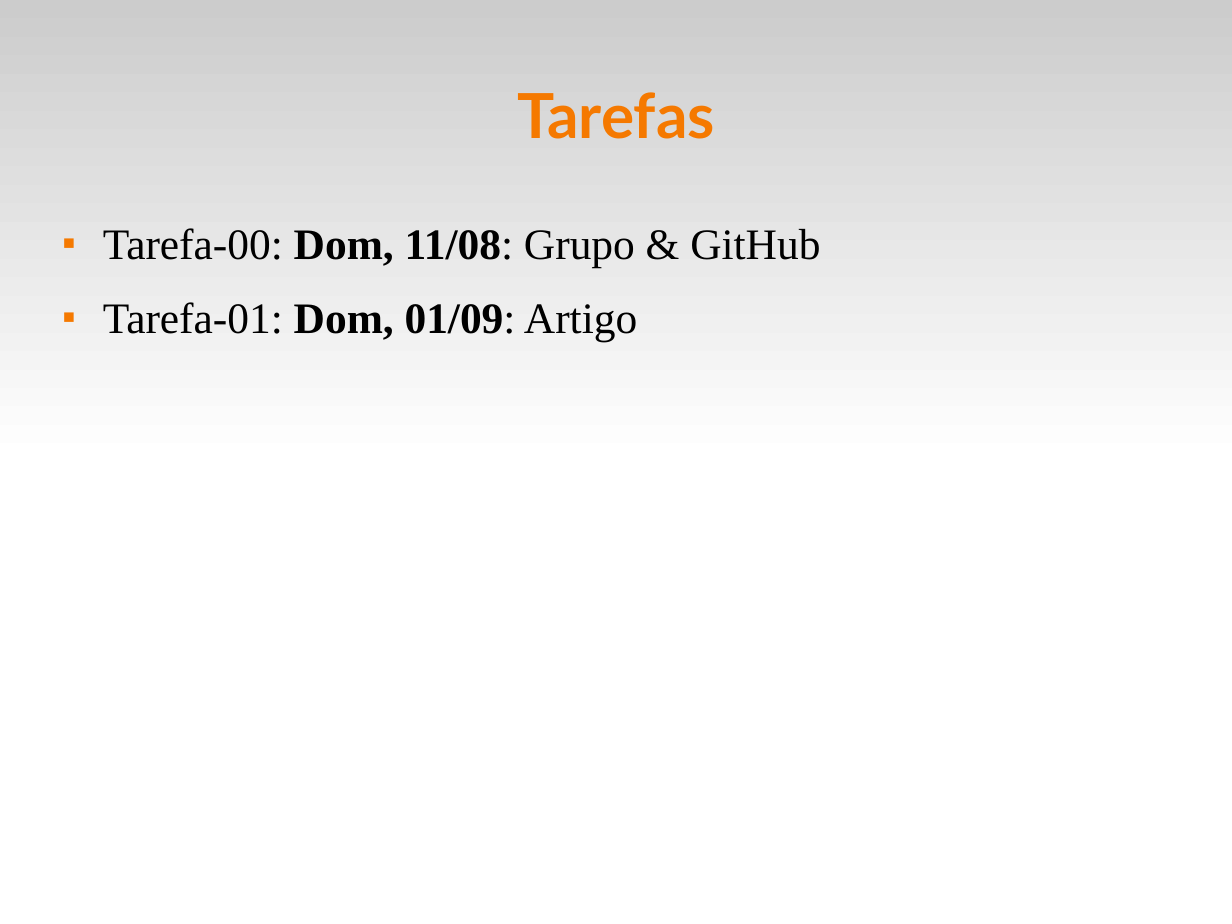
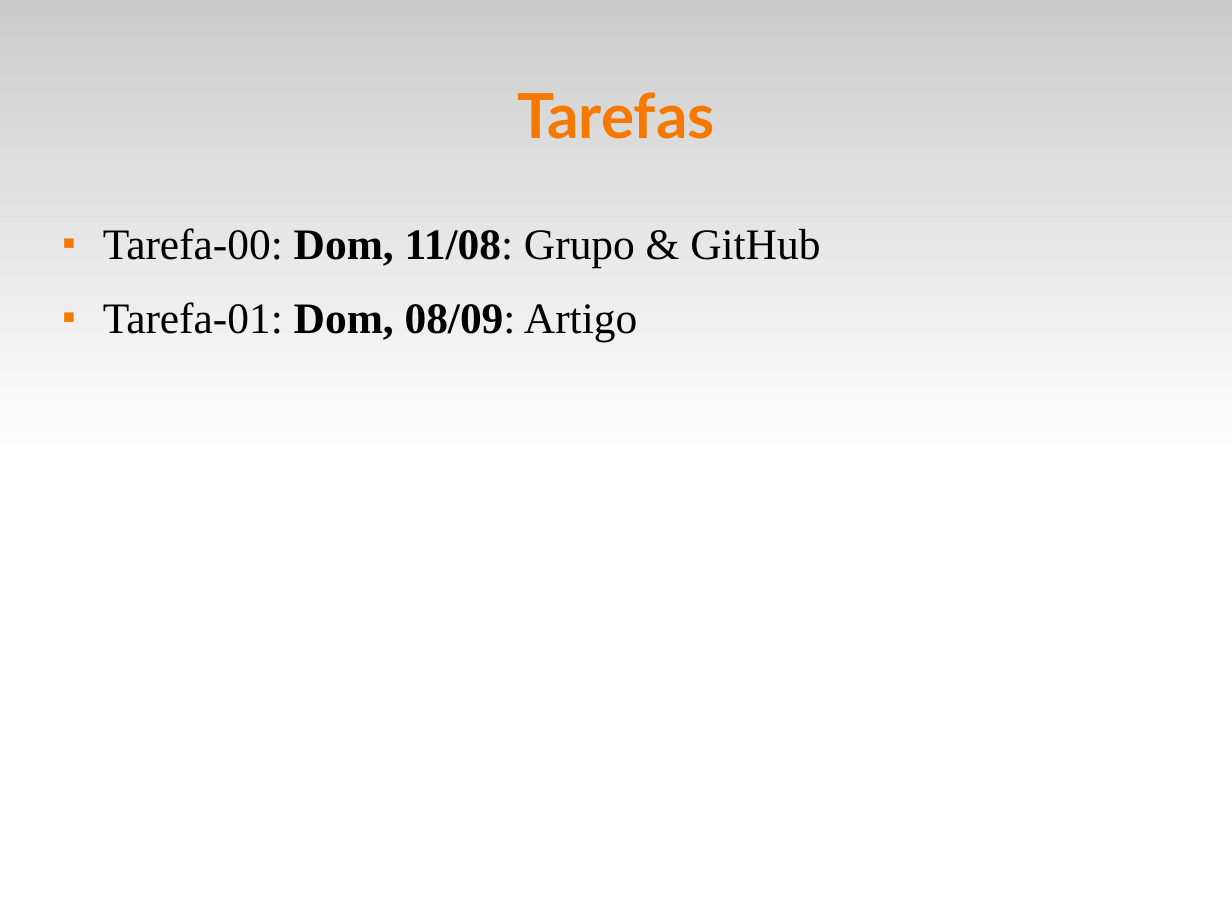
Before and after one commit to fsantanna-uerj/EDL, a slide deck: slide 7 of slides/edl-00.odp. Drawn at 1232x924 pixels with LibreOffice and Linux fonts; fonts in the diff are those of the drawing. Boxes give left, top, right and bottom in pixels: in the first picture for what was removed or moved away, otherwise in the second. Text is boxed around its words. In the diff, an @@ line names an element or a change of style, - is before the commit and + after.

```diff
--- a/slides/edl-00.odp
+++ b/slides/edl-00.odp
@@ text at (103, 302, 637, 342): text changed @@
-■ Tarefa-01: Dom, 01/09: Artigo
+■ Tarefa-01: Dom, 08/09: Artigo
```
Also in this commit, not shown: 1 other slide changed, 1 other file.
